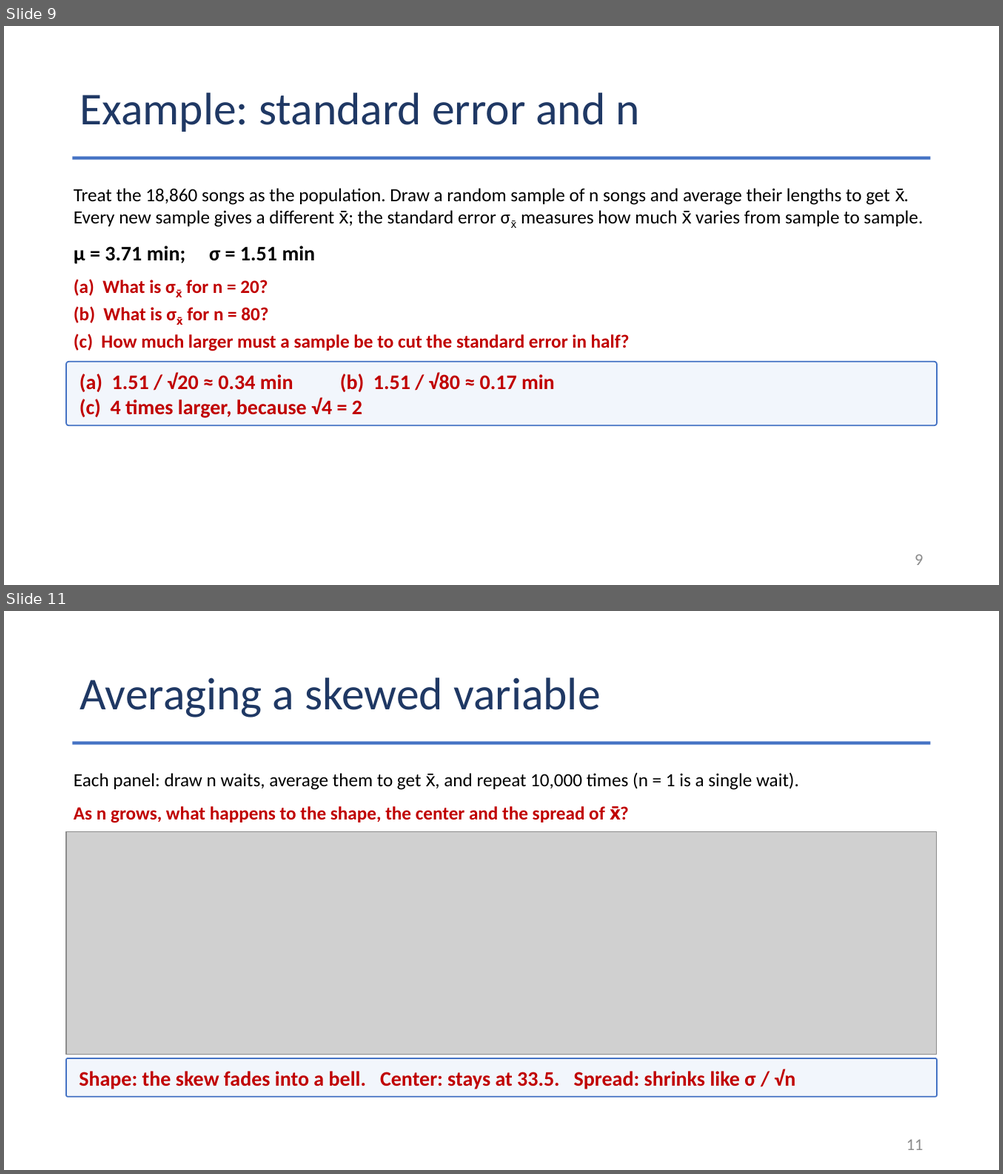
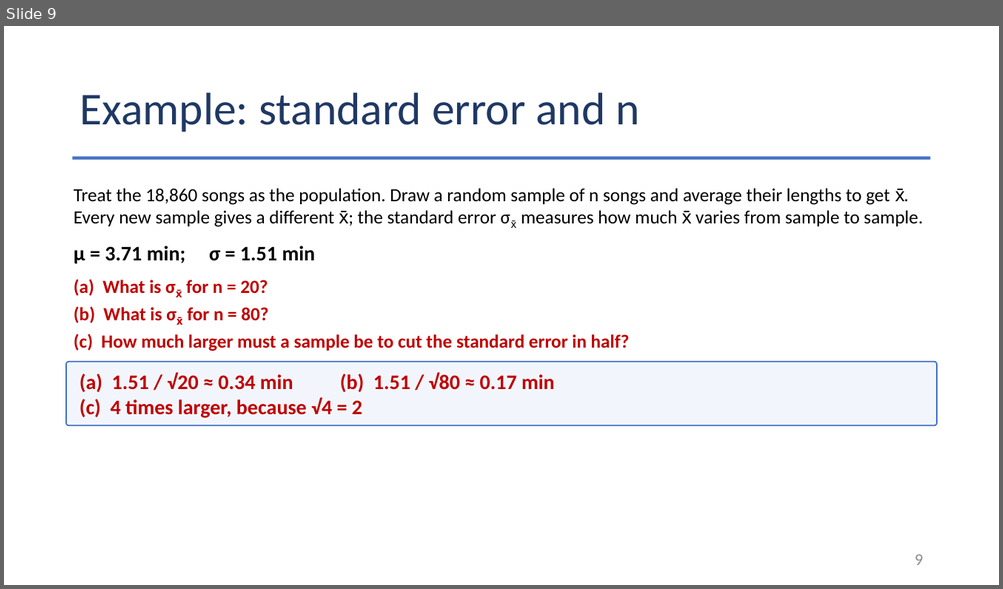
Before and after one commit to Jarred6068/UI_STAT251-03_Spring_2024, a slide deck: docs/lecture_slides/Week 8/2026/Week8_Lecture18_Slides_10_12_2026.pptx. Shown one above the other, each under a label of ours: slides 9 and 11 before the commit, slide 9 after it; the slides between them are not shown. The pictures are 1003x1174 and 1003x589 pixels, drawn with LibreOffice and Linux fonts; fonts in the diff are those of the drawing; grey boxes stand for pictures. Boxes give left, top, right and bottom in pixels: in the first picture for what was removed or moved away, otherwise in the second. Text is boxed around its words. In the diff, an @@ line names an element or a change of style, - is before the commit and + after.

```diff
--- a/docs/lecture_slides/Week 8/2026/Week8_Lecture18_Slides_10_12_2026.pptx
+++ b/docs/lecture_slides/Week 8/2026/Week8_Lecture18_Slides_10_12_2026.pptx
@@ slide 11 removed at <box>4,611,999,1170</box>, background #FFFFFF @@
@@ title removed at <box>79,678,600,718</box> @@
-Averaging a skewed variable
@@ rectangle removed at <box>73,741,930,744</box> @@
@@ text removed at <box>74,772,799,790</box> @@
-Each panel: draw n waits, average them to get x̄, and repeat 10,000 times (n = 1 is a single wait).
@@ text removed at <box>74,806,614,823</box> @@
-As n grows, what happens to the shape, the center and the spread of x̄?
@@ picture removed at <box>66,832,936,1055</box> @@
@@ rounded rectangle removed at <box>66,1059,936,1096</box> @@
-Shape: the skew fades into a bell. Center: stays at 33.5. Spread: shrinks like σ / √n
@@ page number removed at <box>906,1139,923,1150</box> @@
-11
```
Also in this commit, not shown: 1 slide changed, 9 other slides removed, 22 other files.
